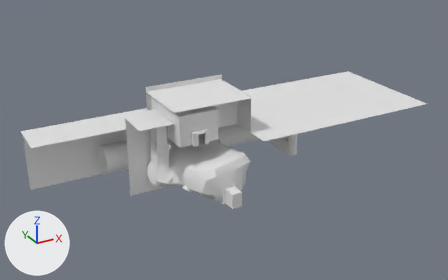
The Blender file Assets/Models/Lab/Architecture/LabBottomFloor.blend: old version first, new version second.
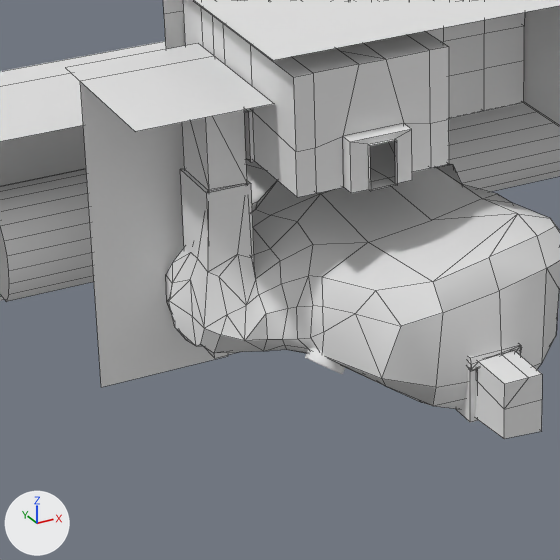
There are two pictures of each version: one whole from a camera (50 mm lens) standing at (-47.1, -101.0, 47.1) and looking at (9.3, 1.4, -4.1), one close up on the part from 23% to 55% of the width and 35% to 85% of the height. Every picture has the same lights, and +X, +Y and +Z are marked at lower left. The close-ups show mesh edges as thin lines. Objects named as collision shapes, trigger or cutter boxes, shadow casters or lower levels of detail are left out.

Names of what the first close-up shows: 'ElevatorShaftExt', 'ElevatorShaftUnderground', 'ExitRoom', 'LightBlocker', 'LightBlocker.001', 'LightBlocker.002', 'LightBlocker.003', 'LightBlocker.004', 'LightBlocker.005', 'LightBlocker.006', 'Sewers', 'TutorialRoom'.
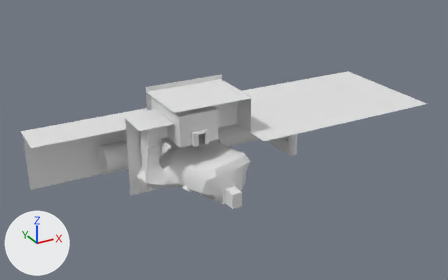
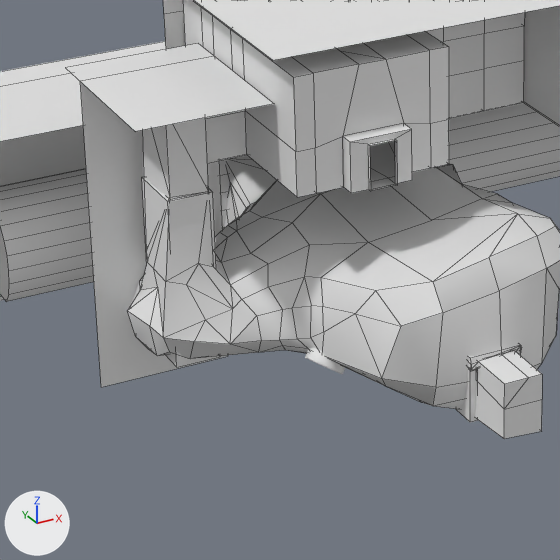
Location of each change, (x1, y1, x2, y2) in pixels of the close-ups (560 x 560 px; the box of a moved part takes in the faces that stretch with it):
'ElevatorShaftUnderground', reshaped
    before: (166, 110, 560, 439)
    after: (127, 118, 560, 439)
'ElevatorShaftExt', mesh moved
    before: (180, 168, 255, 358)
    after: (142, 177, 220, 367)
part 1 of me_tutorialroom, cut back
    before: (212, 15, 313, 197)
    after: (205, 15, 313, 197)
part 3 of me_elevatorshaftunderground, moved or reshaped
    before: (166, 110, 368, 353)
    after: (127, 118, 368, 359)

The change, as a diff of the scene's bpy script:
```diff
--- a/Assets/Models/Lab/Architecture/LabBottomFloor.blend.py
+++ b/Assets/Models/Lab/Architecture/LabBottomFloor.blend.py
@@ me_tutorialroom @@
 # used by ob_tutorialroom; location = (0.0, 0.0, 0.0)
-me_tutorialroom.from_pydata(...)  # 131 vertices, 125 faces; spans x -4.4..4.0, y -7.0..7.1, z 0.0..6.0
+me_tutorialroom.from_pydata(...)  # 121 vertices, 116 faces; spans x -6.4..4.0, y -7.0..7.1, z 0.0..6.0
+# me_tutorialroom part 1
+# 16 vertices are removed from x -4.4..-4.0, y -1.2..2.0, z 0.0..2.6
+# 21 faces are deleted
+# 2 vertices move from x -4.0, y -1.2..2.0, z 6.0 to x -4.0, y -0.3..1.1, z 6.0
+# 6 vertices are added at (-6.4, -0.3, 2.3), (-6.4, -0.3, 0.0), (-4.0, -0.3, 2.3), (-6.4, 1.1, 2.3), (-6.4, 1.1, 0.0), (-4.0, 1.1, 2.3)
+# 12 new faces join them
@@ me_elevatorshaftext @@
 me_elevatorshaftext.from_pydata(...)  # 24 vertices, 17 faces; spans x -6.55..-4.25, y -1.25..2.05, z -9.99..-1.12
 # used by ob_elevatorshaftext; location = (0.0, 0.0, 0.0)
+# me_elevatorshaftext part 2: the whole mesh is moved by (-2.0, 0.0, 0.0)
@@ me_elevatorshaftunderground @@
 # used by ob_elevatorshaftunderground; location = (0.0, 0.0, 0.0)
-me_elevatorshaftunderground.from_pydata(...)  # 206 vertices, 259 faces; spans x -7.8..9.3, y -15.0..8.5, z -10.4..3.5
+me_elevatorshaftunderground.from_pydata(...)  # 206 vertices, 259 faces; spans x -10.0..9.3, y -15.0..8.5, z -10.4..3.5
+# me_elevatorshaftunderground part 3: 92 of 206 vertices moved; they spanned x -7.8..-1.5, y -4.0..4.8, z -10.0..3.5 and now span x -10.0..-1.6, y -4.0..4.8, z -10.0..3.5; mean shift (-1.1, 0.0, 0.0); largest move (-6.6, 0.2, -5.2) -> (-8.9, 0.2, -5.2)
```
